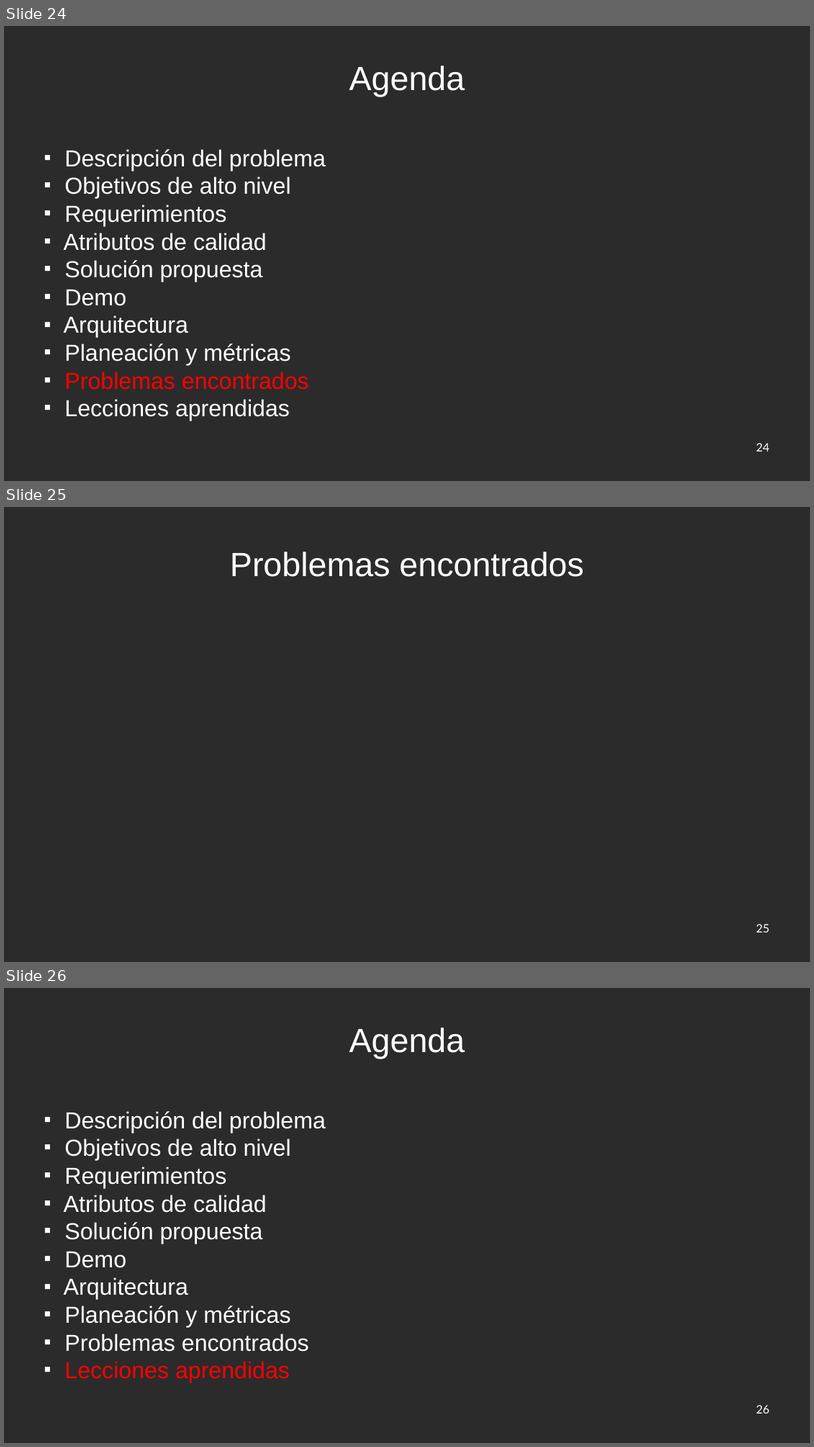
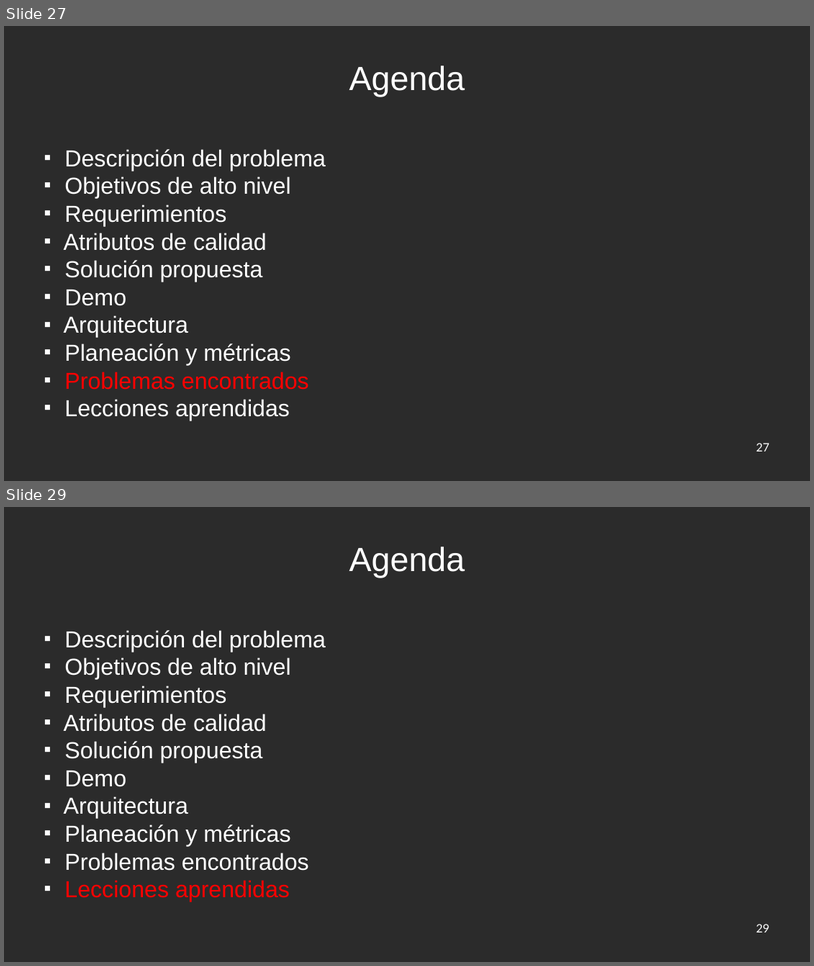
Before and after one commit to jw92/PPR, a slide deck: final.odp. Shown one above the other, each under a label of ours: slides 24, 25 and 26 before the commit, slides 27 and 29 after it; the slides between them are not shown. The pictures are 814x1447 and 814x966 pixels, drawn with LibreOffice and Linux fonts; fonts in the diff are those of the drawing; background and template pictures are left out; a plain dark background stands for a picture behind light text. Boxes give left, top, right and bottom in pixels: in the first picture for what was removed or moved away, otherwise in the second. Text is boxed around its words. In the diff, an @@ line names an element or a change of style, - is before the commit and + after.

```diff
--- a/final.odp
+++ b/final.odp
@@ slide 25 removed at [4,507,810,962], background picture (left out) @@
@@ title removed at [230,552,584,577] @@
-Problemas encontrados
@@ page number removed at [756,924,770,933] @@
-25
@@ what was slide 24 is now slide 27 @@
@@ page number at [756,443,770,452]: text changed @@
-24
+27
@@ what was slide 26 is now slide 29 @@
@@ page number at [756,924,770,933]: text changed @@
-26
+29
```
Also in this commit, not shown: 4 slides changed, 6 slides added, 2 other slides removed, 3 other files.
